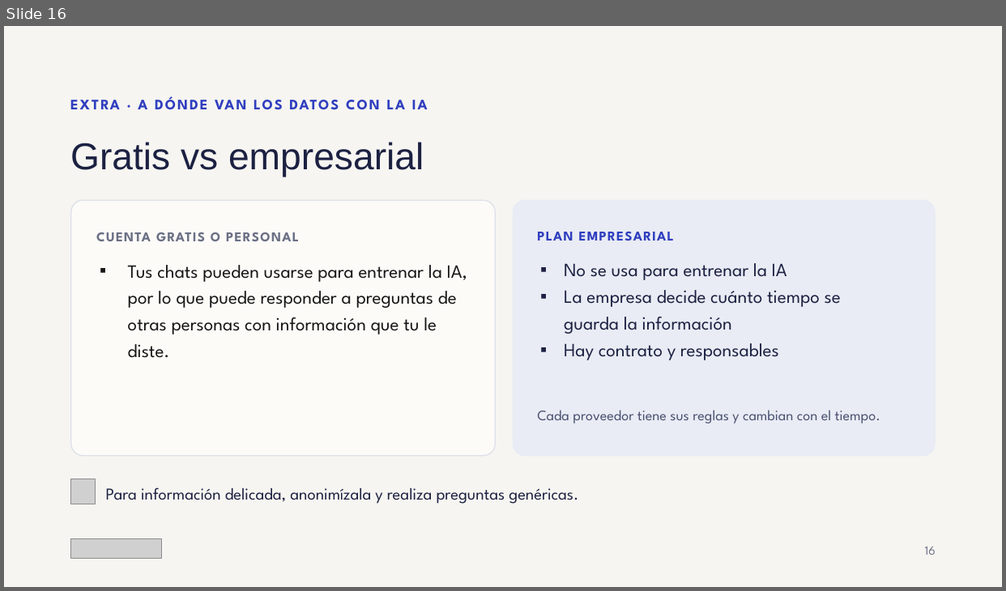
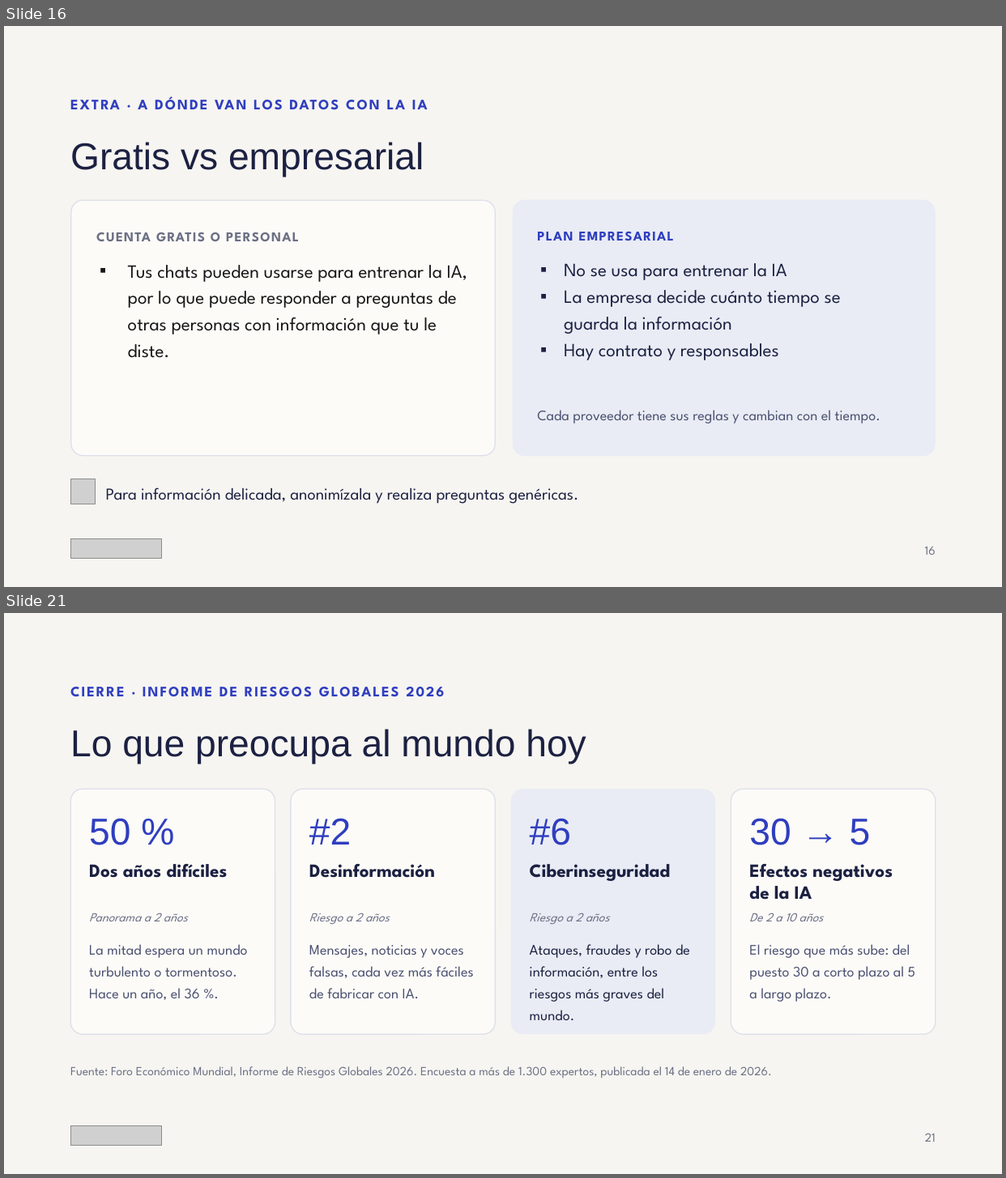
Before and after one commit to pralogy/claudecloudetemasgenerales, a slide deck: Ciberseguridad_sin_ansiedad.pptx. Shown one above the other, each under a label of ours: slide 16 before the commit, slides 16 and 21 after it; the slides between them are not shown. The pictures are 1006x591 and 1006x1178 pixels, drawn with LibreOffice and Linux fonts; fonts in the diff are those of the drawing; grey boxes stand for pictures. Boxes give left, top, right and bottom in pixels: in the first picture for what was removed or moved away, otherwise in the second. Text is boxed around its words. In the diff, an @@ line names an element or a change of style, - is before the commit and + after.

```diff
--- a/Ciberseguridad_sin_ansiedad.pptx
+++ b/Ciberseguridad_sin_ansiedad.pptx
@@ slide 21 added at (4, 613, 1002, 1174), background #F6F5F1 @@
@@ text added at (70, 679, 961, 702), 14 pt, text #2F3EBF, bold @@
+CIERRE · INFORME DE RIESGOS GLOBALES 2026
@@ title added at (70, 729, 586, 764), 36 pt, text #1C2142 @@
+Lo que preocupa al mundo hoy
@@ rounded rectangle added at (70, 789, 275, 1034), fill #FCFBF8, outline #DDE0EA 1 pt @@
@@ rounded rectangle added at (291, 789, 495, 1034), fill #FCFBF8, outline #DDE0EA 1 pt @@
@@ rounded rectangle added at (511, 789, 715, 1034), fill #E9ECF4 @@
@@ rounded rectangle added at (731, 789, 936, 1034), fill #FCFBF8, outline #DDE0EA 1 pt @@
@@ text added at (89, 818, 130, 845), 36 pt, text #2F3EBF @@
+50 %
@@ text added at (309, 818, 351, 845), 36 pt, text #2F3EBF @@
+#2
@@ text added at (530, 818, 571, 845), 36 pt, text #2F3EBF @@
+#6
@@ text added at (749, 818, 871, 845), 36 pt, text #2F3EBF @@
+30 → 5
@@ text added at (89, 864, 228, 878), 18 pt, text #1C2142, bold @@
+Dos años difíciles
@@ text added at (309, 864, 435, 878), 18 pt, text #1C2142, bold @@
+Desinformación
@@ text added at (530, 864, 671, 881), 18 pt, text #1C2142, bold @@
+Ciberinseguridad
@@ text added at (749, 864, 893, 900), 18 pt, text #1C2142, bold @@
+Efectos negativos de la IA
@@ text added at (89, 913, 188, 922), 12 pt, text #6B7085, italic @@
+Panorama a 2 años
@@ text added at (309, 913, 390, 925), 12 pt, text #6B7085, italic @@
+Riesgo a 2 años
@@ text added at (530, 914, 610, 925), 12 pt, text #6B7085, italic @@
+Riesgo a 2 años
@@ text added at (749, 913, 824, 922), 12 pt, text #6B7085, italic @@
+De 2 a 10 años
@@ text added at (89, 944, 248, 1000), 14 pt, text #4A5070 @@
+La mitad espera un mundo turbulento o tormentoso. Hace un año, el 36 %.
@@ text added at (309, 945, 473, 999), 14 pt, text #4A5070 @@
+Mensajes, noticias y voces falsas, cada vez más fáciles de fabricar con IA.
@@ text added at (530, 944, 690, 1020), 14 pt, text #1C2142 @@
+Ataques, fraudes y robo de información, entre los riesgos más graves del mundo.
@@ text added at (749, 944, 915, 1002), 14 pt, text #4A5070 @@
+El riesgo que más sube: del puesto 30 a corto plazo al 5 a largo plazo.
@@ text added at (70, 1067, 772, 1079), 12 pt, text #6B7085 @@
+Fuente: Foro Económico Mundial, Informe de Riesgos Globales 2026. Encuesta a más de 1.300 expertos, publicada el 14 de enero de 2026.
@@ picture added at (70, 1127, 162, 1145) @@
@@ text added at (925, 1134, 936, 1142), 12 pt, text #6B7085 @@
+21
```
Also in this commit, not shown: 7 slides changed, 4 other slides added, 1 slide removed.
